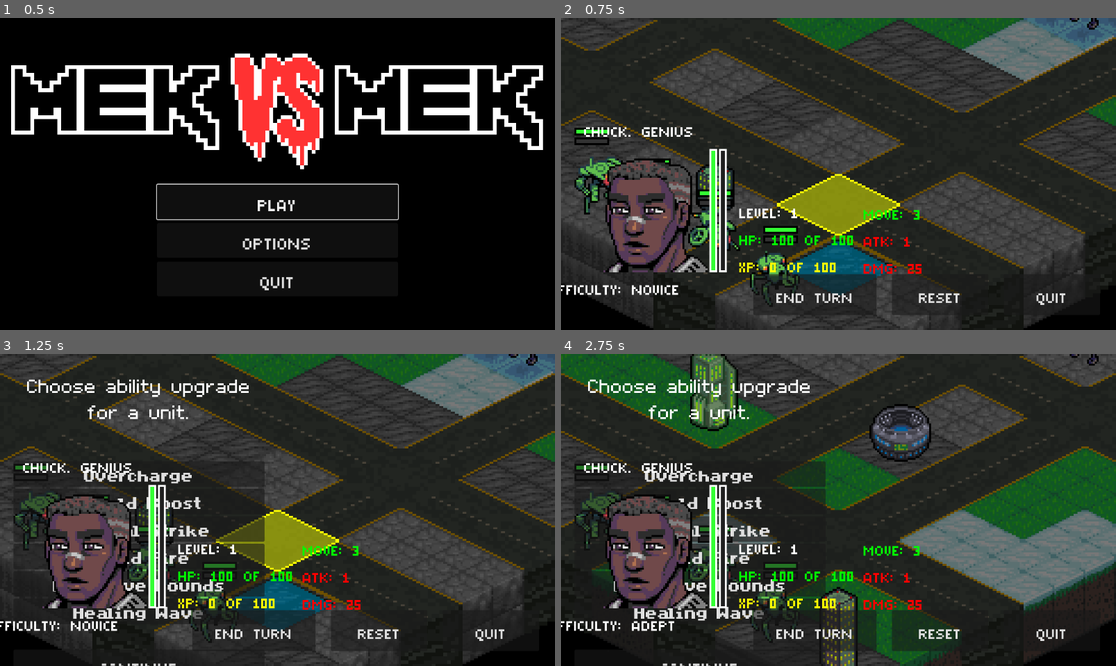
Above: before the commit, frames 1-4 (two rows, left to right).
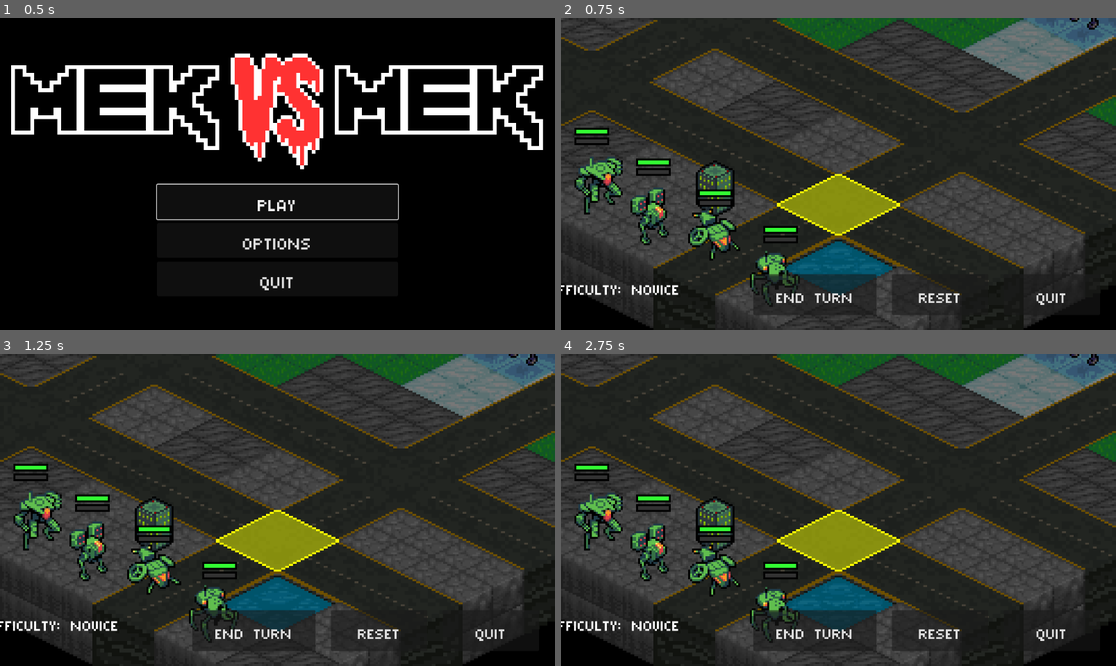
Above: after the commit, the same moments.

Repository: Tekknobot/Terrain
Game: Godot game, scene res://Scenes/TitleScreen.tscn
The game is run twice, just before and just after one commit, with the same random seed, the same clock (stepped at 60 frames per second) and the same inputs.
Inputs (mouse positions are in pixels of both pictures, inside the frame that each line leads up to):
- Up to frame 1 (0.5 s): no input
- Up to frame 2 (0.75 s): click "PLAY" at 0.5 s
- Up to frame 3 (1.25 s): no input
- Up to frame 4 (2.75 s): click (699, 665) at 1.25 s, where only the run before the commit has a clickable "CONTINUE"; click (699, 665) at 2 s, where only the run before the commit has a clickable "CONTINUE"

Frame 1 is identical in both runs. In frame 2, 6.6% of the frame differs, in the area x 4-65%, y 34-82%; in frame 3, 13%; in frame 4, 50%, in the area x 0-100%, y 0-100%.

Commit message:
Build with rapid fire.

Diff:
--- a/Scenes/Main.tscn
+++ b/Scenes/Main.tscn
@@ -308,6 +308,7 @@
 [node name="HUDLayer" type="CanvasLayer" parent="."]
 
 [node name="Control" type="Control" parent="HUDLayer"]
+visible = false
 layout_mode = 3
 anchors_preset = 2
 anchor_top = 1.0
--- a/Scripts/RapidFireProjectile.gd
+++ b/Scripts/RapidFireProjectile.gd
@@ -104,6 +104,7 @@
 	if unit:
 		unit.take_damage(primary_damage)
 		unit.flash_white()
+		unit.shake()
 
 	print("Rapid Fire missile exploded at tile: ", impact_tile)
 	z_index = int(global_position.y)
--- a/Scripts/TurnManager.gd
+++ b/Scripts/TurnManager.gd
@@ -20,7 +20,7 @@
 	# Wait one frame so TileMap can spawn units first
 	await get_tree().create_timer(0.5).timeout
 	call_deferred("_initialize_turns")
-	_test_launch_reward_phase()
+	#_test_launch_reward_phase()
 
 func _initialize_turns():
 	_populate_units()
